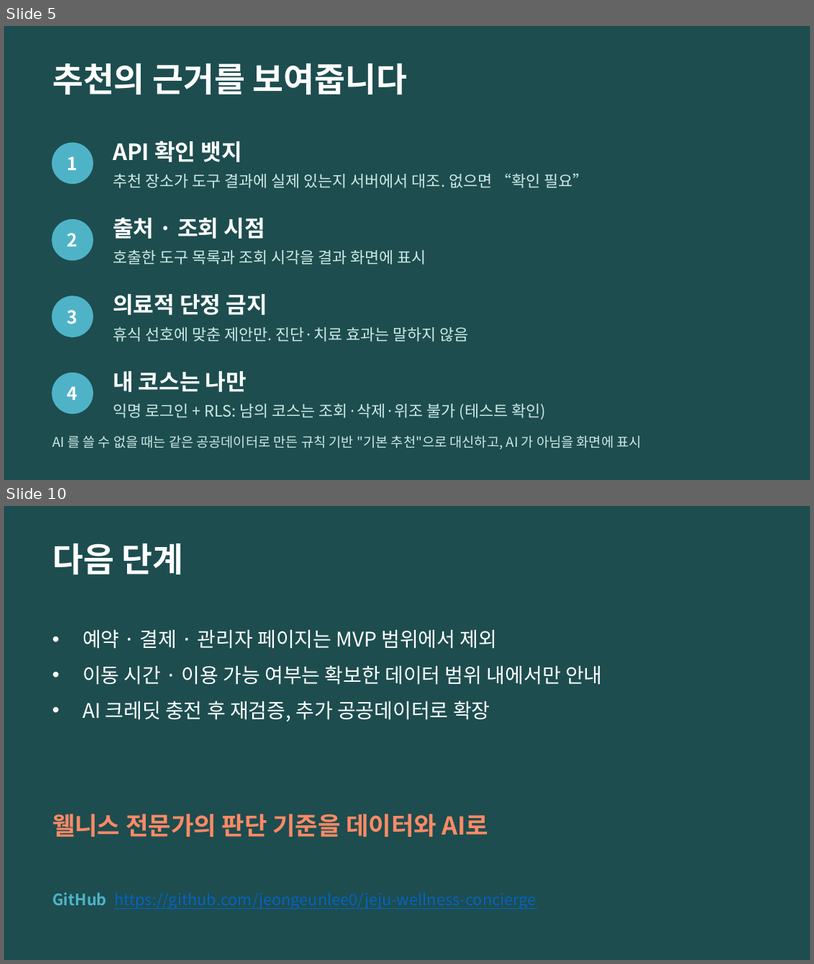
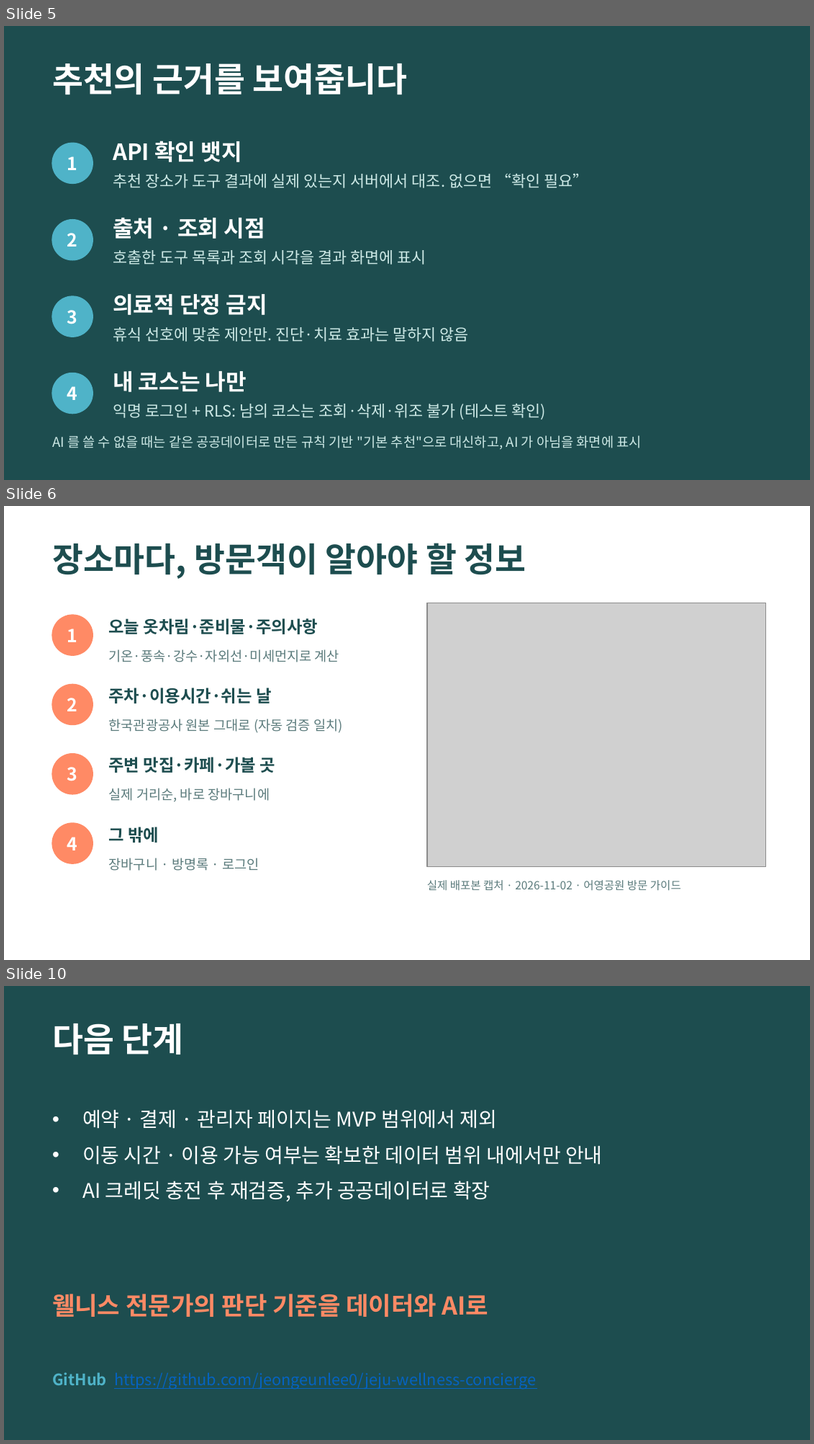
Before and after one commit to jeongeunlee0/jeju-wellness-concierge, a slide deck: docs/JEJU_WELLNESS_CONCIERGE.pptx. Shown one above the other, each under a label of ours: slides 5 and 10 before the commit, slides 5, 6 and 10 after it; the slides between them are not shown. The pictures are 814x964 and 814x1444 pixels, drawn with LibreOffice and Linux fonts; fonts in the diff are those of the drawing; grey boxes stand for pictures. Boxes give left, top, right and bottom in pixels: in the first picture for what was removed or moved away, otherwise in the second. Text is boxed around its words. In the diff, an @@ line names an element or a change of style, - is before the commit and + after.

```diff
--- a/docs/JEJU_WELLNESS_CONCIERGE.pptx
+++ b/docs/JEJU_WELLNESS_CONCIERGE.pptx
@@ slide 6 added at <box>4,506,810,960</box>, background #FFFFFF @@
@@ text added at <box>52,543,527,579</box>, 30 pt, text #1D4D4F, bold @@
+장소마다, 방문객이 알아야 할 정보
@@ picture added at <box>427,602,766,867</box> @@
@@ ellipse added at <box>52,615,93,655</box>, fill #FF8A65, outline #FF8A65 1 pt @@
@@ text added at <box>67,628,78,642</box>, 16 pt, text #FFFFFF, bold @@
+1
@@ text added at <box>109,618,318,634</box>, 15 pt, text #1D4D4F, bold @@
+오늘 옷차림·준비물·주의사항
@@ text added at <box>109,649,340,662</box>, 12 pt, text #5B7B7C @@
+기온·풍속·강수·자외선·미세먼지로 계산
@@ ellipse added at <box>52,685,93,725</box>, fill #FF8A65, outline #FF8A65 1 pt @@
@@ text added at <box>67,698,78,711</box>, 16 pt, text #FFFFFF, bold @@
+2
@@ text added at <box>109,687,271,703</box>, 15 pt, text #1D4D4F, bold @@
+주차·이용시간·쉬는 날
@@ text added at <box>109,718,343,733</box>, 12 pt, text #5B7B7C @@
+한국관광공사 원본 그대로 (자동 검증 일치)
@@ ellipse added at <box>52,754,93,794</box>, fill #FF8A65, outline #FF8A65 1 pt @@
@@ text added at <box>109,757,275,772</box>, 15 pt, text #1D4D4F, bold @@
+주변 맛집·카페·가볼 곳
@@ text added at <box>67,767,78,781</box>, 16 pt, text #FFFFFF, bold @@
+3
@@ text added at <box>109,788,270,802</box>, 12 pt, text #5B7B7C @@
+실제 거리순, 바로 장바구니에
@@ ellipse added at <box>52,823,93,863</box>, fill #FF8A65, outline #FF8A65 1 pt @@
@@ text added at <box>109,826,159,842</box>, 15 pt, text #1D4D4F, bold @@
+그 밖에
@@ text added at <box>67,836,78,850</box>, 16 pt, text #FFFFFF, bold @@
+4
@@ text added at <box>109,857,259,870</box>, 12 pt, text #5B7B7C @@
+장바구니 · 방명록 · 로그인
@@ text added at <box>427,880,682,890</box>, 10 pt, text #5B7B7C @@
+실제 배포본 캡처 · 2026-11-02 · 어영공원 방문 가이드
```
Also in this commit, not shown: 2 slides changed, 1 slide removed, 46 other files.
